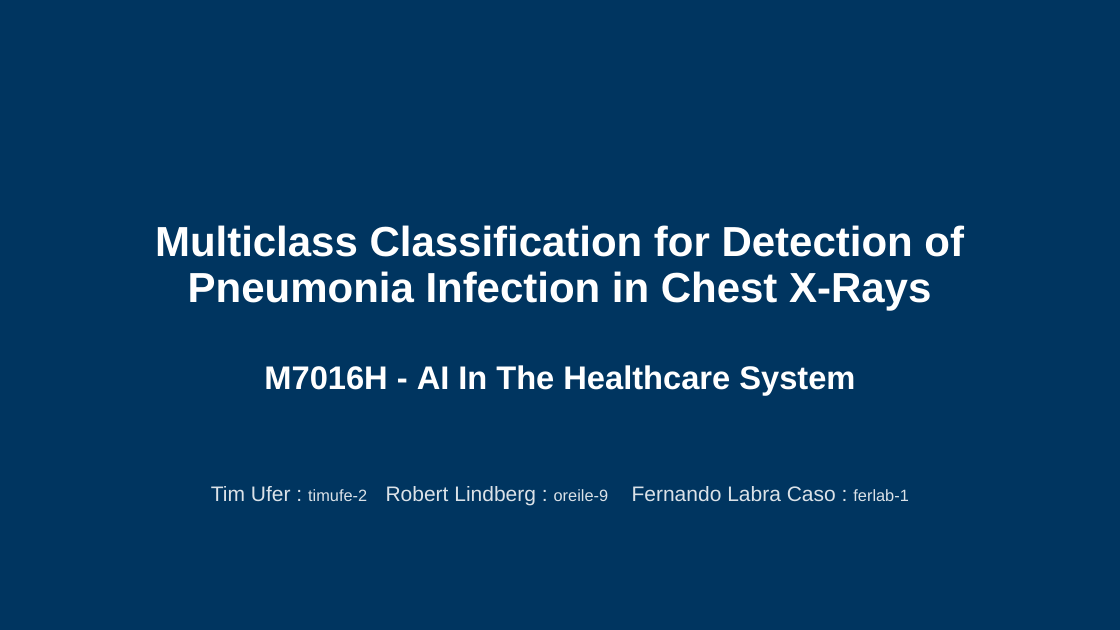
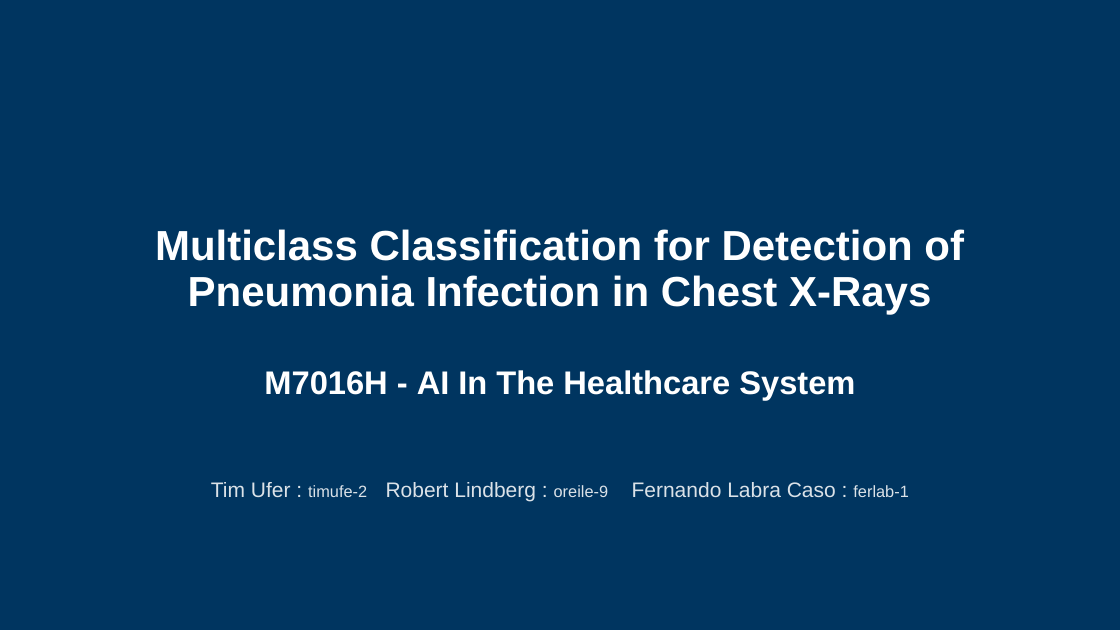
Before and after one commit to fernand0labra/ltu-M7016H, a slide deck: slide 1 of docs/presentation.pptx. Drawn at 1120x630 pixels with LibreOffice and Linux fonts; fonts in the diff are those of the drawing; background and template pictures are left out. Boxes give left, top, right and bottom in pixels: in the first picture for what was removed or moved away, otherwise in the second. Text is boxed around its words. In the diff, an @@ line names an element or a change of style, - is before the commit and + after.

```diff
--- a/docs/presentation.pptx
+++ b/docs/presentation.pptx
@@ title "Multiclass Classification for Detection of ...": place and size @@
-title "Multiclass Classification for Detection of ..." at bbox=[155, 225, 964, 395]
+title "Multiclass Classification for Detection of ..." at bbox=[155, 229, 964, 399]
@@ subtitle "Tim Ufer : timufe-2 Robert ...": place and size @@
-subtitle "Tim Ufer : timufe-2 Robert ..." at bbox=[211, 486, 908, 506]
+subtitle "Tim Ufer : timufe-2 Robert ..." at bbox=[211, 482, 908, 502]
```
Also in this commit, not shown: 14 other slides changed.
